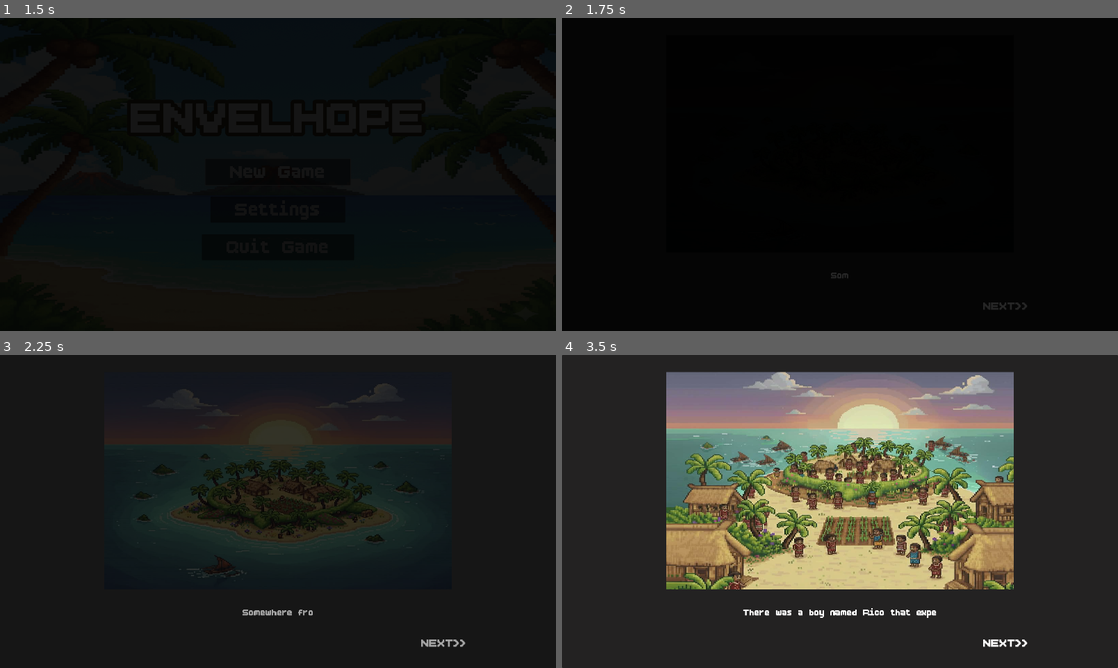
Above: before the commit, frames 1-4 (two rows, left to right).
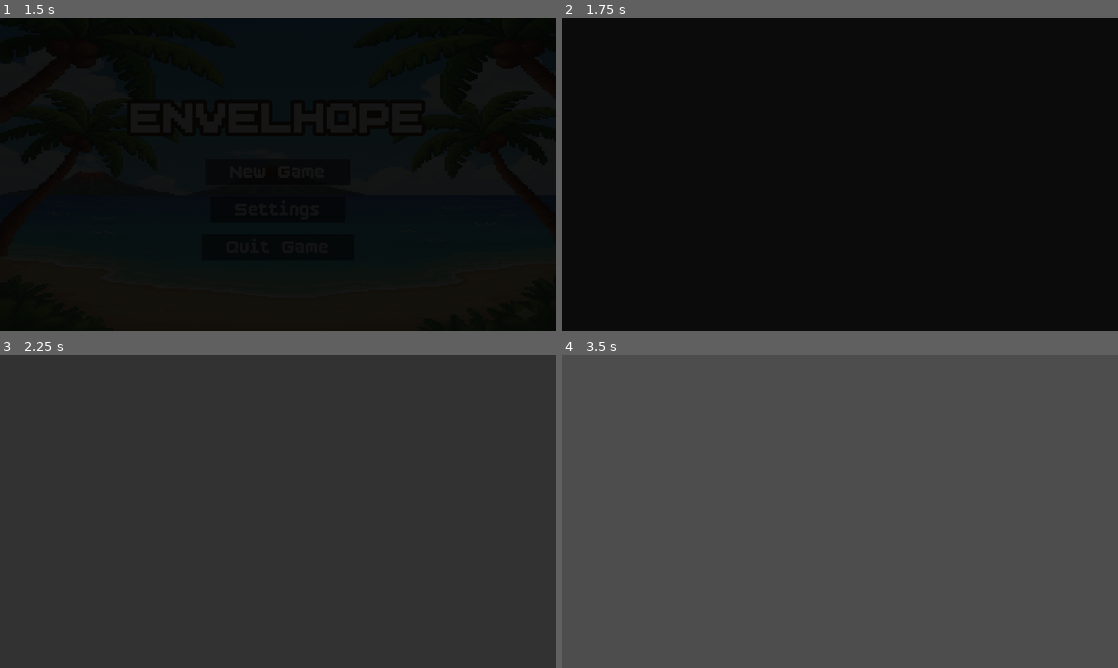
Above: after the commit, the same moments.

Repository: hoaxnt/envelhope-beta
Game: Godot game, scene res://Scenes/utils/main_menu.tscn
Two runs of this game, one before a commit and one after it. Both use one fixed random seed, a clock stepped at 60 frames per second and the inputs below.
Inputs (mouse positions are in pixels of both pictures, inside the frame that each line leads up to):
- Up to frame 1 (1.5 s): click "New Game" at 0.5 s; click "New Game" at 1.25 s
- Up to frame 2 (1.75 s): no input
- Up to frame 3 (2.25 s): click (278, 511) at 2.02 s
- Up to frame 4 (3.5 s): click (840, 511) at 2.77 s

Frame 1 is identical in both runs. In frame 2, 0.1% of the frame differs, in the area x 48-84%, y 81-94%; in frame 3, 89%; in frame 4, 99%, in the area x 0-100%, y 0-100%.

Commit message:
feat: added kidnap scene

Diff:
--- a/Scenes/chapters/chapter_1.tscn
+++ b/Scenes/chapters/chapter_1.tscn
@@ -11,7 +11,6 @@
 [ext_resource type="PackedScene" uid="uid://dkughpfrdxuap" path="res://objects/axe.tscn" id="10_l01ag"]
 [ext_resource type="PackedScene" uid="uid://b0gbe4vyonscx" path="res://objects/log.tscn" id="11_l01ag"]
 [ext_resource type="PackedScene" uid="uid://mat5nmwemvko" path="res://objects/tree.tscn" id="12_pmv4y"]
-[ext_resource type="PackedScene" uid="uid://clreda6v6x7tj" path="res://objects/boat.tscn" id="13_pqu7u"]
 
 [sub_resource type="RectangleShape2D" id="RectangleShape2D_48uj0"]
 size = Vector2(212, 254)
@@ -133,7 +132,7 @@
 [node name="NPCs" type="Node2D" parent="."]
 
 [node name="Diver" parent="NPCs" instance=ExtResource("3_lhans")]
-position = Vector2(1173, 97)
+position = Vector2(1165, 97)
 
 [node name="Balancer" parent="NPCs" instance=ExtResource("4_gbphn")]
 position = Vector2(191, 396)
@@ -291,14 +290,14 @@
 autostart = true
 
 [node name="Axe" parent="." instance=ExtResource("10_l01ag")]
-position = Vector2(722, 188.99998)
+position = Vector2(275.99994, 41.999985)
 scale = Vector2(0.975, 0.975)
 
 [node name="Log" parent="." instance=ExtResource("11_l01ag")]
 position = Vector2(582, 29)
 
 [node name="Log2" parent="." instance=ExtResource("11_l01ag")]
-position = Vector2(501, 147)
+position = Vector2(361, 206)
 
 [node name="Log3" parent="." instance=ExtResource("11_l01ag")]
 position = Vector2(754, 31)
@@ -321,8 +320,5 @@
 [node name="Tree6" parent="." instance=ExtResource("12_pmv4y")]
 position = Vector2(338, 639)
 
-[node name="Boat" parent="." instance=ExtResource("13_pqu7u")]
-position = Vector2(1365, 51)
-
 [connection signal="body_entered" from="KidnapChecker" to="KidnapChecker" method="_on_body_entered"]
 [connection signal="timeout" from="Timer" to="." method="_on_timer_timeout"]
--- a/Scenes/utils/startup_story.tscn
+++ b/Scenes/stories/kidnap_story.tscn
@@ -1,8 +1,8 @@
-[gd_scene load_steps=8 format=3 uid="uid://cpg5amojkingl"]
+[gd_scene load_steps=8 format=3 uid="uid://b10rasuuvetg8"]
 
-[ext_resource type="Script" uid="uid://bk4md7ygek5mq" path="res://scripts/utils/startup_story.gd" id="1_gqv3l"]
-[ext_resource type="Texture2D" uid="uid://4ivoxsxtbmko" path="res://assets/utils/introduction/scene_1.jpg" id="2_5ekg1"]
-[ext_resource type="FontFile" uid="uid://brajnm0fevmq0" path="res://assets/fonts/BoldPixels.ttf" id="2_wrs7h"]
+[ext_resource type="Script" uid="uid://db8xplmv60did" path="res://scripts/stories/kidnap_story.gd" id="1_x2pfh"]
+[ext_resource type="Texture2D" uid="uid://4ivoxsxtbmko" path="res://assets/utils/introduction/scene_1.jpg" id="2_mnwg2"]
+[ext_resource type="FontFile" uid="uid://brajnm0fevmq0" path="res://assets/fonts/BoldPixels.ttf" id="3_6n1nq"]
 
 [sub_resource type="StyleBoxFlat" id="StyleBoxFlat_gqv3l"]
 bg_color = Color(0.13599786, 0.13210395, 0.1330798, 1)
@@ -68,14 +68,14 @@
 &"fade_reveal": SubResource("Animation_5ekg1")
 }
 
-[node name="StartupStory" type="Control"]
+[node name="KidnapStory" type="Control"]
 layout_mode = 3
 anchors_preset = 15
 anchor_right = 1.0
 anchor_bottom = 1.0
 grow_horizontal = 2
 grow_vertical = 2
-script = ExtResource("1_gqv3l")
+script = ExtResource("1_x2pfh")
 metadata/_edit_lock_ = true
 
 [node name="Panel" type="Panel" parent="."]
--- /dev/null
+++ b/Scenes/stories/startup_story.tscn
@@ -0,0 +1,149 @@
+[gd_scene load_steps=8 format=3 uid="uid://cpg5amojkingl"]
+
+[ext_resource type="Script" uid="uid://bk4md7ygek5mq" path="res://scripts/stories/startup_story.gd" id="1_gqv3l"]
+[ext_resource type="Texture2D" uid="uid://4ivoxsxtbmko" path="res://assets/utils/introduction/scene_1.jpg" id="2_5ekg1"]
+[ext_resource type="FontFile" uid="uid://brajnm0fevmq0" path="res://assets/fonts/BoldPixels.ttf" id="2_wrs7h"]
+
+[sub_resource type="StyleBoxFlat" id="StyleBoxFlat_gqv3l"]
+bg_color = Color(0.13599786, 0.13210395, 0.1330798, 1)
+
+[sub_resource type="Animation" id="Animation_iiyd8"]
+length = 0.001
+tracks/0/type = "value"
+tracks/0/imported = false
+tracks/0/enabled = true
+tracks/0/path = NodePath("Panel/VBoxContainer/TextureRect:self_modulate")
+tracks/0/interp = 1
+tracks/0/loop_wrap = true
+tracks/0/keys = {
+"times": PackedFloat32Array(0),
+"transitions": PackedFloat32Array(1),
+"update": 0,
+"values": [Color(0, 0, 0, 1)]
+}
+tracks/1/type = "value"
+tracks/1/imported = false
+tracks/1/enabled = true
+tracks/1/path = NodePath("Panel/VBoxContainer/Label:visible_ratio")
+tracks/1/interp = 1
+tracks/1/loop_wrap = true
+tracks/1/keys = {
+"times": PackedFloat32Array(0),
+"transitions": PackedFloat32Array(1),
+"update": 0,
+"values": [0.0]
+}
+
+[sub_resource type="Animation" id="Animation_5ekg1"]
+resource_name = "fade_reveal"
+length = 4.0
+tracks/0/type = "value"
+tracks/0/imported = false
+tracks/0/enabled = true
+tracks/0/path = NodePath("Panel/VBoxContainer/TextureRect:self_modulate")
+tracks/0/interp = 1
+tracks/0/loop_wrap = true
+tracks/0/keys = {
+"times": PackedFloat32Array(0, 2),
+"transitions": PackedFloat32Array(1, 1),
+"update": 0,
+"values": [Color(0, 0, 0, 1), Color(1, 1, 1, 1)]
+}
+tracks/1/type = "value"
+tracks/1/imported = false
+tracks/1/enabled = true
+tracks/1/path = NodePath("Panel/VBoxContainer/Label:visible_ratio")
+tracks/1/interp = 1
+tracks/1/loop_wrap = true
+tracks/1/keys = {
+"times": PackedFloat32Array(0, 4),
+"transitions": PackedFloat32Array(1, 1),
+"update": 0,
+"values": [0.0, 1.0]
+}
+
+[sub_resource type="AnimationLibrary" id="AnimationLibrary_iiyd8"]
+_data = {
+&"RESET": SubResource("Animation_iiyd8"),
+&"fade_reveal": SubResource("Animation_5ekg1")
+}
+
+[node name="StartupStory" type="Control"]
+layout_mode = 3
+anchors_preset = 15
+anchor_right = 1.0
+anchor_bottom = 1.0
+grow_horizontal = 2
+grow_vertical = 2
+script = ExtResource("1_gqv3l")
+metadata/_edit_lock_ = true
+
+[node name="Panel" type="Panel" parent="."]
+layout_mode = 1
+anchors_preset = 15
+anchor_right = 1.0
+anchor_bottom = 1.0
+grow_horizontal = 2
+grow_vertical = 2
+theme_override_styles/panel = SubResource("StyleBoxFlat_gqv3l")
+
+[node name="VBoxContainer" type="VBoxContainer" parent="Panel"]
+layout_mode = 1
+anchors_preset = 15
+anchor_right = 1.0
+anchor_bottom = 1.0
+grow_horizontal = 2
+grow_vertical = 2
+theme_override_constants/separation = 30
+alignment = 1
+
+[node name="TextureRect" type="TextureRect" parent="Panel/VBoxContainer"]
+self_modulate = Color(0, 0, 0, 1)
+custom_minimum_size = Vector2(1200, 750)
+layout_mode = 2
+size_flags_horizontal = 4
+size_flags_vertical = 4
+texture = ExtResource("2_5ekg1")
+expand_mode = 1
+
+[node name="Label" type="Label" parent="Panel/VBoxContainer"]
+custom_minimum_size = Vector2(1200, 100)
+layout_mode = 2
+size_flags_horizontal = 4
+theme_override_fonts/font = ExtResource("2_wrs7h")
+theme_override_font_sizes/font_size = 40
+text = "And now you will experience the journey here in the island that is rich in natural resources"
+horizontal_alignment = 1
+vertical_alignment = 1
+autowrap_mode = 2
+visible_characters = 0
+visible_ratio = 0.0
+
+[node name="Label2" type="Label" parent="Panel/VBoxContainer"]
+custom_minimum_size = Vector2(1300, 0)
+layout_mode = 2
+size_flags_horizontal = 4
+theme_override_fonts/font = ExtResource("2_wrs7h")
+theme_override_font_sizes/font_size = 50
+text = "Next>>"
+horizontal_alignment = 2
+vertical_alignment = 1
+uppercase = true
+
+[node name="SkipButton" type="Button" parent="Panel"]
+layout_mode = 1
+anchors_preset = 15
+anchor_right = 1.0
+anchor_bottom = 1.0
+grow_horizontal = 2
+grow_vertical = 2
+theme_override_font_sizes/font_size = 40
+flat = true
+metadata/_edit_lock_ = true
+
+[node name="AnimationPlayer" type="AnimationPlayer" parent="."]
+libraries = {
+&"": SubResource("AnimationLibrary_iiyd8")
+}
+
+[connection signal="pressed" from="Panel/SkipButton" to="." method="_on_skip_button_pressed"]
--- a/Scripts/autoloads/game_data.gd
+++ b/Scripts/autoloads/game_data.gd
@@ -3,6 +3,11 @@
 @onready var PLAYER_DATA_PATH = SaveLoad.PLAYER_DATA_PATH
 @onready var CONFIG_PATH = SaveLoad.CONFIG_PATH
 @onready var ISLAND_NPC_PATH = SaveLoad.ISLAND_NPC_PATH
+@onready var INVENTORY_PATH = SaveLoad.INVENTORY_PATH
+
+var INVENTORY = {
+	"log" : 0.0,
+}
 
 var PLAYER_STATS = {
 	"hunger": 100.0,
@@ -27,12 +32,6 @@
 			"1": "Comeback to me if you're done",
 		}
 	},
-	#"diver_gather_woods_completed": {
-		#"name": "Diver",
-		#"dialogue": {
-			#"1": "Here's the boat, you can use it anytime you want, thankyou!"
-		#}
-	#},
 "harvester": {
 		"name": "Harvester",
 		"dialogue": {
@@ -60,3 +59,4 @@
 func _ready() -> void:
 	SaveLoad.save_game(PLAYER_STATS, PLAYER_DATA_PATH)
 	SaveLoad.save_game(ISLAND_NPC_STATS, ISLAND_NPC_PATH)
+	SaveLoad.save_game(INVENTORY, INVENTORY_PATH)
--- a/Scripts/autoloads/inventory_manager.gd
+++ b/Scripts/autoloads/inventory_manager.gd
@@ -1,17 +1,24 @@
 extends Node
 
 var inventory: Dictionary = {}
+var selected_item_name: String = ""
+@onready var INVENTORY = SaveLoad.load_game(SaveLoad.INVENTORY_PATH)
 
 signal inventory_changed
 signal tool_selected(item_name: String)
-var selected_item_name: String = ""
 
-const MAX_SLOTS = 10
+const MAX_SLOTS = 5
 
 func add_item(item_name: String, quantity: int = 1) -> bool:
 	if inventory.has(item_name):
 		inventory[item_name] += quantity
 		print("Added %s %s. New count: %s" % [quantity, item_name, inventory[item_name]])
+
+		if item_name == "Log":
+			var current_logs = int(INVENTORY["log"])
+			current_logs += quantity
+			INVENTORY["log"] = current_logs
+			SaveLoad.save_game(INVENTORY, SaveLoad.INVENTORY_PATH)
 		inventory_changed.emit()
 		return true
 
--- a/Scripts/autoloads/island_npc_interaction.gd
+++ b/Scripts/autoloads/island_npc_interaction.gd
@@ -10,13 +10,10 @@
 
 signal dialogue_finished
 
-const REQUIRED_WOOD = 15
-const WOOD_ITEM_NAME = "Log"
+const REQUIRED_WOOD = 1
+const WOOD_ITEM_NAME = "log"
 
 func handle_npc_interaction(npc_id: String) -> void:
-	var boat = get_node("/root/Chapter1/Boat")
-	if boat:
-		print(boat.name)
 	match npc_id:
 		"diver":
 			ISLAND_NPC = SaveLoad.load_game(SaveLoad.ISLAND_NPC_PATH)
@@ -32,35 +29,25 @@
 					print("wood count ", wood_count)
 
 					if wood_count >= REQUIRED_WOOD:
-						if boat:
-							print(boat.name)
-							boat.show()
-						dialogue_box.start_dialogue("diver_gather_woods_completed", 1, false, "none")
+
 						InventoryManager.remove_item(WOOD_ITEM_NAME, REQUIRED_WOOD)
 						ISLAND_NPC["current_objective"] = "none"
 						ISLAND_NPC["diver_objective"] = "completed"
 						SaveLoad.save_game(ISLAND_NPC, SaveLoad.ISLAND_NPC_PATH)
 					else:
 						dialogue_box.start_dialogue("diver_gather_woods", 1, false, "gather_woods")
-						print("Comeback if you're done")
 
 		"harvester":
 			dialogue_box.start_dialogue("harvester", 4, false, "none")
 
 		"balancer":
 			dialogue_box.start_dialogue("balancer", 3, false, "none")
-
-
 		_:
-			start_dialogue(npc_id, "Hmm... I have nothing to say right now.")
+			pass
 	_on_dialogue_system_closed()
 
 func _on_dialogue_system_closed() -> void:
 		dialogue_finished.emit()
-
-func start_dialogue(character_name: String, text: String) -> void:
-
-		print("%s : %s" % [character_name, text])
 
 #-- Sorting Algorithm --
 func bubble_sort(arr: Array) -> Array:
--- a/Scripts/autoloads/save_load.gd
+++ b/Scripts/autoloads/save_load.gd
@@ -3,6 +3,7 @@
 const CONFIG_PATH = "user://config.json"
 const PLAYER_DATA_PATH = "user://player_data.json"
 const ISLAND_NPC_PATH = "user://island_npc.json"
+const INVENTORY_PATH = "user://inventory.json"
 
 func save_game(data_to_save: Dictionary, path: String) -> Error:
 		var file = FileAccess.open(path, FileAccess.WRITE)
--- a/Scripts/objects/pickup.gd
+++ b/Scripts/objects/pickup.gd
@@ -6,6 +6,7 @@
 @export var player_tag: String = "player"
 @onready var item_label: Label = $Label
 @onready var sfx = StreamAudio.get_node("Sfx")
+
 
 var player_in_range: bool = false
 var player_body: Node2D = null
--- /dev/null
+++ b/Scripts/stories/kidnap_story.gd
@@ -0,0 +1,55 @@
+extends Control
+
+@onready var anim = $AnimationPlayer
+
+const IMAGES = [
+	"res://assets/utils/kidnap/1.PNG",
+	"res://assets/utils/kidnap/2.PNG",
+	"res://assets/utils/kidnap/3.PNG",
+	"res://assets/utils/kidnap/4.PNG",
+]
+
+const DIALOGUE_TEXT = [
+	"On an unexpected day, unknown people arrived on Rico's island.",
+	"They forcibly took him. And he couldn't do anything because there were so many of them.",
+	"He was blindfolded, he didn't know where he was being taken.",
+	"He was just surprised when he was left in a place he was unfamiliar with. A place far from where he grew up.",
+]
+
+const NEXT_SCENE_PATH = "res://scenes/chapters/chapter_2.tscn"
+
+var current_step: int = 0
+var is_transitioning: bool = false
+
+@onready var image_node: TextureRect = $Panel/VBoxContainer/TextureRect
+@onready var label_node: Label = $Panel/VBoxContainer/Label
+@onready var next_button: Button = $Panel/SkipButton
+
+var sfx = StreamAudio.get_node("Sfx")
+
+func _ready() -> void:
+	anim.play("fade_reveal")
+	_update_content()
+
+func _on_skip_button_pressed() -> void:
+	sfx.play()
+	current_step += 1
+	if current_step < IMAGES.size():
+		anim.play("fade_reveal")
+		_update_content()
+	else:
+		_transition_to_next_scene()
+
+func _update_content() -> void:
+	if current_step < IMAGES.size() and current_step < DIALOGUE_TEXT.size():
+		image_node.texture = load(IMAGES[current_step])
+		label_node.text = DIALOGUE_TEXT[current_step]
+	else:
+		print("Error: Step index out of bounds or array sizes don't match.")
+
+func _transition_to_next_scene() -> void:
+	if is_transitioning:
+		return
+
+	is_transitioning = true
+	Transition.transition_to_scene(NEXT_SCENE_PATH)
--- a/Scripts/utils/kidnap_checker.gd
+++ b/Scripts/utils/kidnap_checker.gd
@@ -3,5 +3,8 @@
 @onready var PLAYER_DATA = SaveLoad.load_game(SaveLoad.PLAYER_DATA_PATH)
 
 func _on_body_entered(body: Node2D) -> void:
+	var INVENTORY = SaveLoad.load_game(SaveLoad.INVENTORY_PATH)
 	if body.is_in_group("player"):
-		pass
+		if INVENTORY["log"] >= 15:
+			Hud.hide()
+			Transition.transition_to_scene("res://scripts/stories/kidnap_story.gd")
Not shown: 1 places in Scenes/chapters/chapter_1.tscn that only renumber resources
Not shown: 2 places in Scenes/stories/kidnap_story.tscn that only renumber resources
Not shown, added: Scripts/stories/kidnap_story.gd.uid
Renamed: Scripts/utils/startup_story.gd -> Scripts/stories/startup_story.gd
Renamed: Scripts/utils/startup_story.gd.uid -> Scripts/stories/startup_story.gd.uid
Binary file added: assets/utils/kidnap/1.PNG
Not shown, added: assets/utils/kidnap/1.PNG.import
Binary file added: assets/utils/kidnap/2.PNG
Not shown, added: assets/utils/kidnap/2.PNG.import
Binary file added: assets/utils/kidnap/3.PNG
Not shown, added: assets/utils/kidnap/3.PNG.import
Binary file added: assets/utils/kidnap/4.PNG
(and 5 more such lines)
